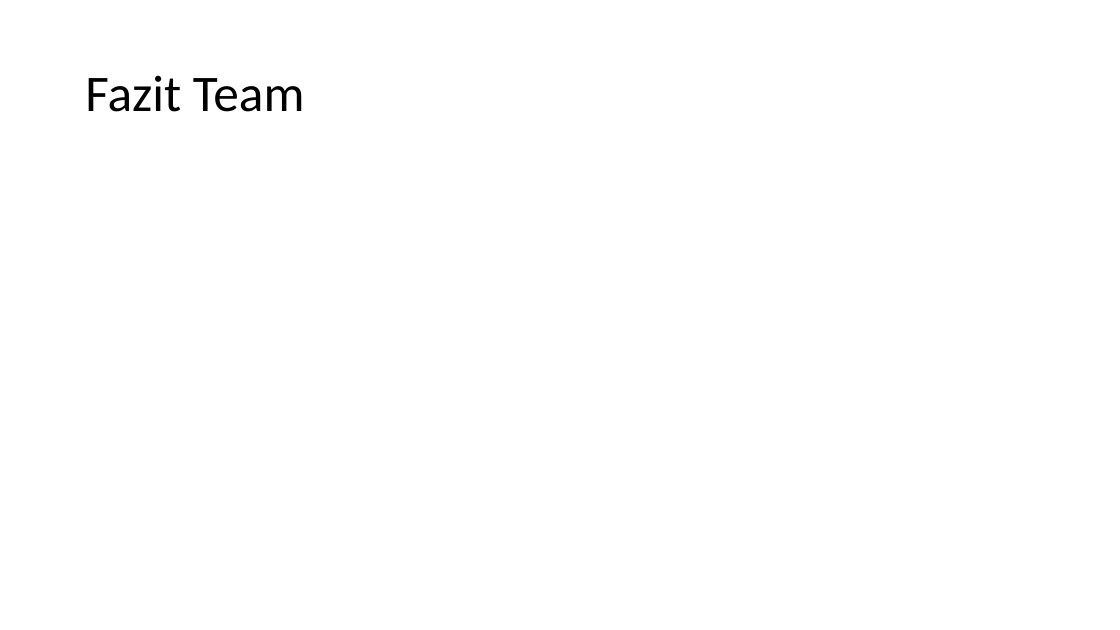
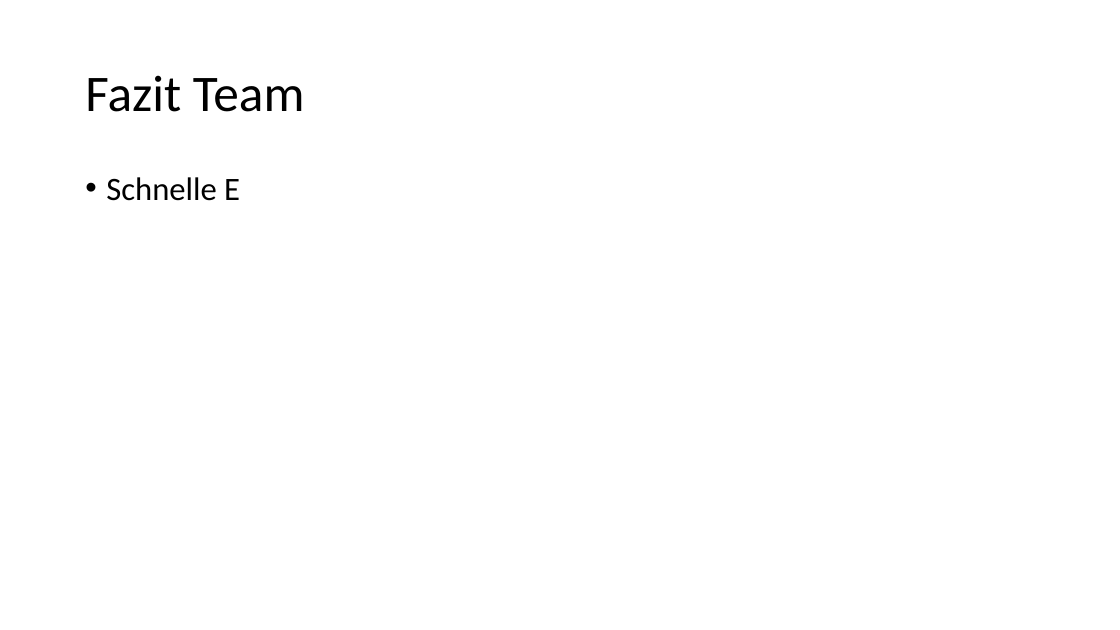
Before and after one commit to alexsuter/golang-experience, a slide deck: slide 8 of presi/presi.pptx (slide 9 before the commit). Drawn at 1120x630 pixels with LibreOffice and Linux fonts; fonts in the diff are those of the drawing. Boxes give left, top, right and bottom in pixels: in the first picture for what was removed or moved away, otherwise in the second. Text is boxed around its words. In the diff, an @@ line names an element or a change of style, - is before the commit and + after.

```diff
--- a/presi/presi.pptx
+++ b/presi/presi.pptx
@@ text added at [106,177,240,201], 28 pt, text #000000 @@
+• Schnelle E
```
Also in this commit, not shown: 6 other slides changed, 1 slide added, 2 slides removed.
